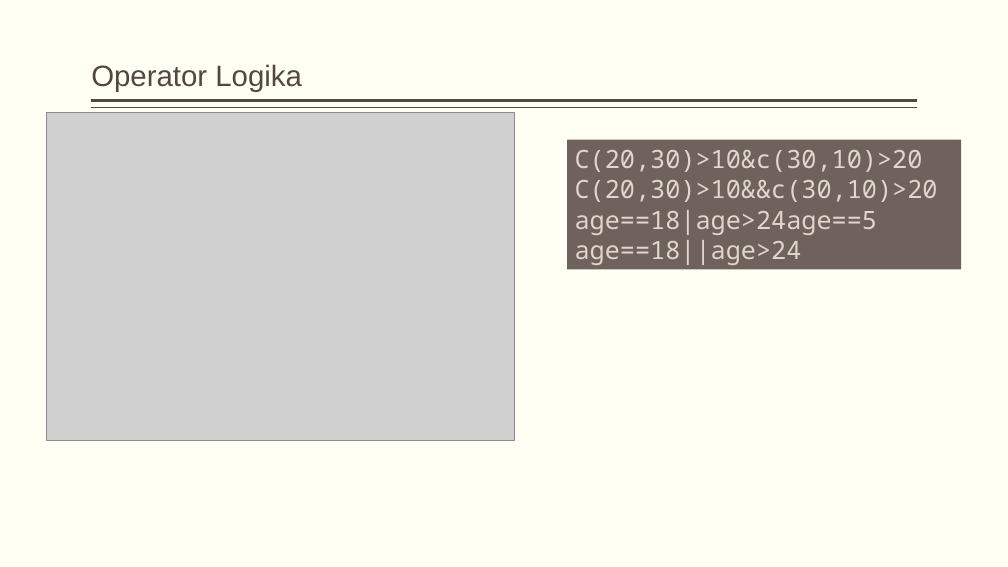
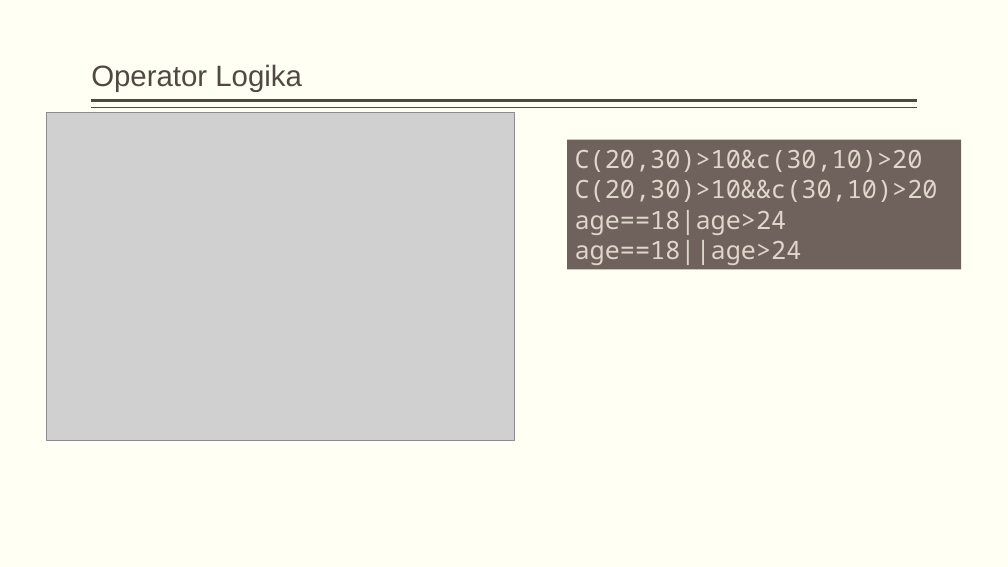
Before and after one commit to dewikiswani/ganesha--R, a slide deck: slide 42 of 201907 -- Pelatihan R ganesha - day1.pptx. Drawn at 1008x567 pixels with LibreOffice and Linux fonts; fonts in the diff are those of the drawing; grey boxes stand for pictures. Boxes give left, top, right and bottom in pixels: in the first picture for what was removed or moved away, otherwise in the second. Text is boxed around its words. In the diff, an @@ line names an element or a change of style, - is before the commit and + after.

```diff
--- a/201907 -- Pelatihan R ganesha - day1.pptx
+++ b/201907 -- Pelatihan R ganesha - day1.pptx
@@ text in rectangle at (575, 210, 787, 235): text changed @@
-age==18|age>24age==5
+age==18|age>24
```
Also in this commit, not shown: 10 other slides changed, 1 other file.
